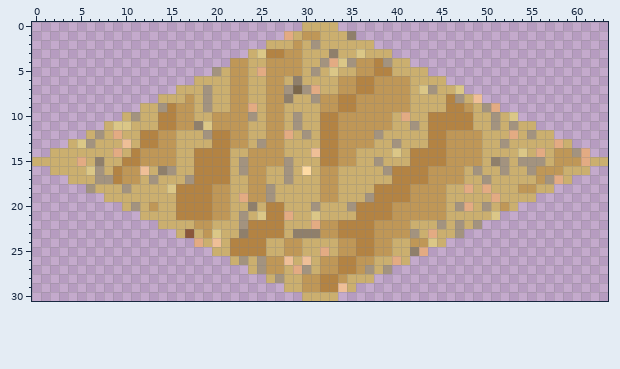
Two versions of one pixel-art sprite, objects/Land/SAND1/92.png. Above is the file before it was changed.
The file is 64x31 pixels.
Once edited:
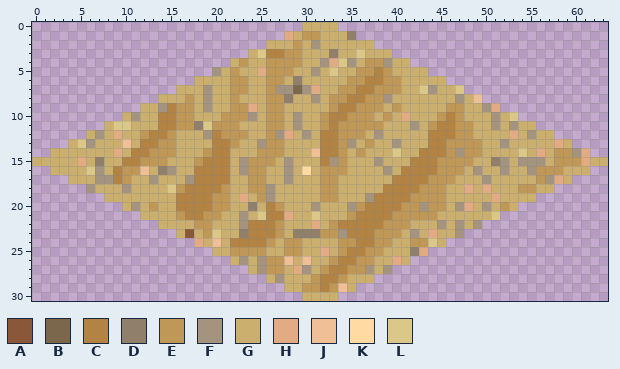
Palette (. is transparent): A #8b573b  B #7b674b  C #b38343  D #8f7f6b  E #bf9757  F #a3937f  G #cbaf6f  H #e3ab83  J #efbf97  K #ffdba3  L #dbc787
Change:
y 4: x 22 E -> G; x 36 E -> G; x 38 C -> E
y 5: x 23 E -> G; x 29 E -> G; x 39 C -> E
y 6: x 34 E -> G; x 36 C -> E; x 38 E -> C; x 41 E -> G
y 7: x 27 E -> F; x 41 E -> G
y 8: x 23 E -> G; x 32 E -> G; x 34 C -> E; x 36 E -> C; x 39..41 EEE -> FGG; x 46 C -> G
y 9: x 32 E -> G; x 39 E -> G; x 41 E -> G; x 46..48 CCE -> EEG
y 10: x 20 E -> G; x 32 C -> E; x 34 E -> C; x 38 E -> G; x 44..45 CC -> GE; x 47..48 CC -> EG
y 11: x 23 E -> G; x 32 C -> E; x 39 E -> G; x 44 C -> E; x 47..48 CC -> EE
y 12: x 12 C -> E; x 14 E -> C; x 21 C -> E; x 27 E -> F; x 37 E -> G; x 46 E -> C; x 49 E -> G
y 13: x 23 E -> G; x 35..36 EE -> FG
y 14: x 12 E -> C; x 18..19 CC -> GE; x 24 E -> G; x 35..36 EG -> GE; x 42 C -> G; x 47 E -> F
y 15: x 15 E -> G; x 18 C -> E; x 27 E -> G; x 33 C -> F; x 35 E -> G; x 45 C -> E; x 49 E -> G
y 16: x 34 G -> E; x 40 C -> G; x 44 E -> C
y 17: x 11 E -> G; x 47 E -> G
y 18: x 16 C -> E; x 20 E -> C; x 38 C -> G; x 42 E -> C
y 19: x 24 E -> G
y 20: x 27 C -> E; x 36 C -> E; x 40 E -> C; x 43 E -> F
y 21: x 16 C -> E; x 19 C -> E; x 21 E -> G; x 35 G -> E; x 45 E -> G
y 22: x 27 C -> E; x 32 E -> G; x 38 E -> C
y 23: x 27 C -> E; x 34 C -> F; x 41 E -> G
y 24: x 26 G -> E
y 25: x 22..25 CCCC -> EEEE; x 35 E -> C; x 37 C -> E; x 39 E -> G
y 26: x 32 E -> G
y 27: x 33 E -> C; x 35 C -> E
y 28: x 30 E -> G
y 29: x 33 C -> E
Pixel boxes of the changes (left, top, right, bottom) in both pictures:
changed: (131, 58, 482, 292)
